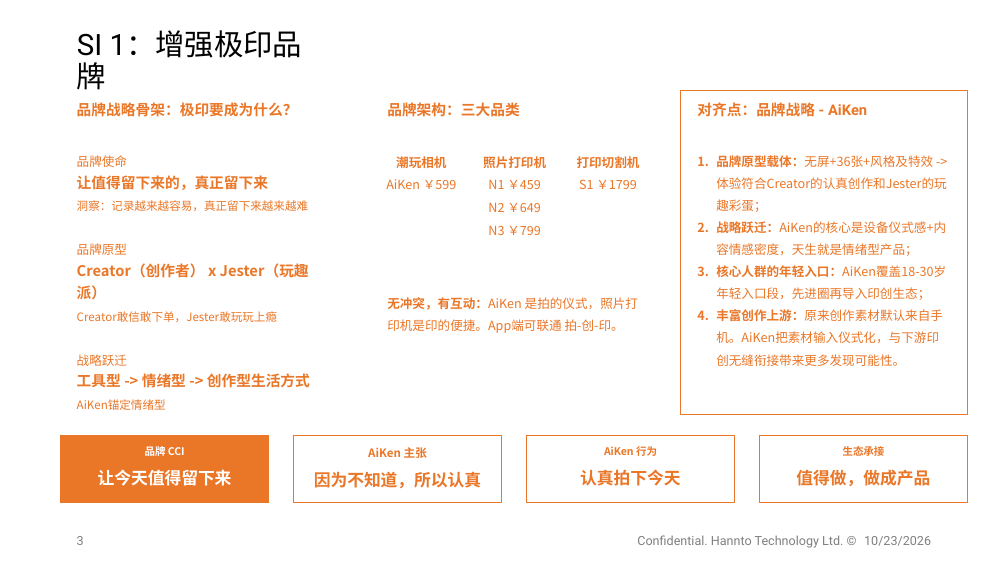
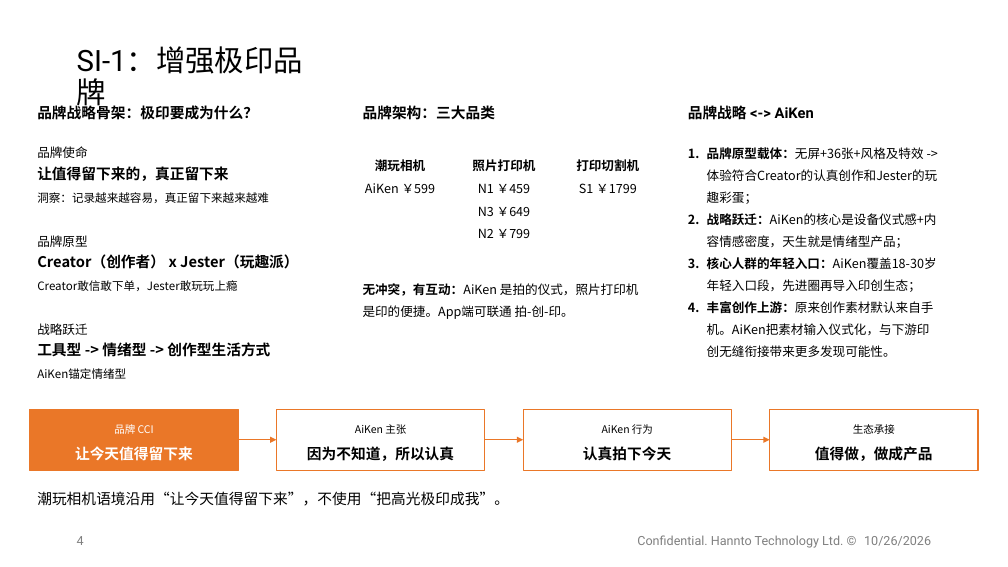
Before and after one commit to shengnanxiang/code_aiken, a slide deck: slide 4 of 极印版 aiken/AiKen_JY_SI^0DO_261026.pptx (slide 3 before the commit). Drawn at 1008x567 pixels with LibreOffice and Linux fonts; fonts in the diff are those of the drawing; background and template pictures are left out. Boxes give left, top, right and bottom in pixels: in the first picture for what was removed or moved away, otherwise in the second. Text is boxed around its words. In the diff, an @@ line names an element or a change of style, - is before the commit and + after.

```diff
--- a/极印版 aiken/AiKen_JY_SI^0DO_261026.pptx
+++ b/极印版 aiken/AiKen_JY_SI^0DO_261026.pptx
@@ text "SI-1：增强极印品牌" at (77, 46, 303, 111): vertical alignment middle to top @@
@@ text at (77, 46, 303, 111): text changed @@
-SI 1：增强极印品牌
+SI-1：增强极印品牌
@@ text "品牌战略骨架：极印要成为什么？": place and size @@
-text "品牌战略骨架：极印要成为什么？" at (77, 102, 298, 117)
+text "品牌战略骨架：极印要成为什么？" at (37, 104, 258, 120)
@@ text "品牌架构：三大品类": place and size @@
-text "品牌架构：三大品类" at (387, 102, 520, 117)
+text "品牌架构：三大品类" at (363, 105, 496, 120)
@@ rounded rectangle removed at (371, 91, 658, 415) @@
@@ rounded rectangle removed at (681, 91, 968, 415) @@
@@ text at (688, 104, 814, 123): text changed; text colour #EA7728 to #000000 @@
-对齐点：品牌战略 - AiKen
+品牌战略 <-> AiKen
@@ text "品牌使命": place and size @@
-text "品牌使命" at (77, 155, 310, 391)
+text "品牌使命" at (37, 146, 298, 379)
@@ text "潮玩相机": place and size @@
-text "潮玩相机" at (386, 156, 457, 189)
+text "潮玩相机" at (365, 159, 436, 193)
@@ text "照片打印机": place and size @@
-text "照片打印机" at (483, 156, 546, 235)
+text "照片打印机" at (472, 159, 535, 216)
@@ text "品牌原型载体：无屏+36张+风格及特效 -> 体验符合Creator的认真创作和Jester的玩趣彩蛋；": place and size @@
-text "品牌原型载体：无屏+36张+风格及特效 -> 体验符合Creator的认真创作和Jester的玩趣彩蛋；" at (716, 155, 946, 366)
+text "品牌原型载体：无屏+36张+风格及特效 -> 体验符合Creator的认真创作和Jester的玩趣彩蛋；" at (707, 213, 937, 357)
@@ text at (472, 159, 535, 193): text colour #EA7728 to #000000 in "照片打印机", "N1 ￥459" @@
@@ text at (478, 206, 531, 216): text changed; text colour #EA7728 to #000000 @@
-N2 ￥649
-N3 ￥799
+N3 ￥649
+N2 ￥799
@@ text colour #EA7728 to #000000 in 7 elements at (576, 159, 639, 193), (707, 213, 937, 357), (365, 159, 436, 193), (363, 105, 496, 120), (37, 104, 258, 120), (37, 146, 298, 379), (363, 283, 638, 319) @@
@@ text "无冲突，有互动：AiKen 是拍的仪式，照片打印机是印的便捷。App端可联通 拍-创-印。": place and size @@
-text "无冲突，有互动：AiKen 是拍的仪式，照片打印机是印的便捷。App端可联通 拍-创-印。" at (387, 297, 638, 333)
+text "无冲突，有互动：AiKen 是拍的仪式，照片打印机是印的便捷。App端可联通 拍-创-印。" at (363, 283, 638, 319)
@@ rounded rectangle "品牌 CCI": place and size @@
-rounded rectangle "品牌 CCI" at (60, 436, 269, 503)
+rounded rectangle "品牌 CCI" at (29, 409, 238, 470)
@@ rounded rectangle "品牌 CCI" at (29, 409, 238, 470): bold off in "品牌 CCI"; size 16 to 14 pt in "让今天值得留下来"; vertical alignment top to middle @@
@@ rounded rectangle "AiKen 主张": place and size @@
-rounded rectangle "AiKen 主张" at (293, 436, 502, 503)
+rounded rectangle "AiKen 主张" at (277, 409, 485, 470)
@@ rounded rectangle "AiKen 主张" at (277, 409, 485, 470): size 11 to 10 pt, bold off in "AiKen 主张"; text colour #EA7728 to #000000; size 16 to 14 pt in "因为不知道，所以认真"; vertical alignment top to middle @@
@@ rounded rectangle "AiKen 行为": place and size @@
-rounded rectangle "AiKen 行为" at (526, 436, 735, 503)
+rounded rectangle "AiKen 行为" at (523, 409, 732, 470)
@@ rounded rectangle "AiKen 行为" at (523, 409, 732, 470): text colour #EA7728 to #000000; bold off in "AiKen 行为"; size 16 to 14 pt in "认真拍下今天"; vertical alignment top to middle; fill #FFFFFF to none @@
@@ rounded rectangle "生态承接": place and size @@
-rounded rectangle "生态承接" at (759, 436, 968, 503)
+rounded rectangle "生态承接" at (770, 409, 979, 470)
@@ rounded rectangle "生态承接" at (770, 409, 979, 470): text colour #EA7728 to #000000; bold off in "生态承接"; size 16 to 14 pt in "值得做，做成产品"; vertical alignment top to middle; fill #FFFFFF to none @@
@@ arrow added from (238, 440) to (277, 440), #EA7728 0.5 pt @@
@@ arrow added from (485, 440) to (523, 440), #EA7728 0.5 pt @@
@@ arrow added from (731, 440) to (770, 440), #EA7728 0.5 pt @@
@@ text added at (37, 491, 509, 506), 14 pt, text #000000 @@
+潮玩相机语境沿用“让今天值得留下来”，不使用“把高光极印成我”。
@@ page number at (77, 536, 84, 545): text changed @@
-3
+4
@@ text at (637, 535, 931, 548): text changed @@
-Confidential. Hannto Technology Ltd. © 10/23/2026
+Confidential. Hannto Technology Ltd. © 10/26/2026
```
Also in this commit, not shown: 13 other slides changed, 3 slides added, 1 slide removed, 2 other files.
